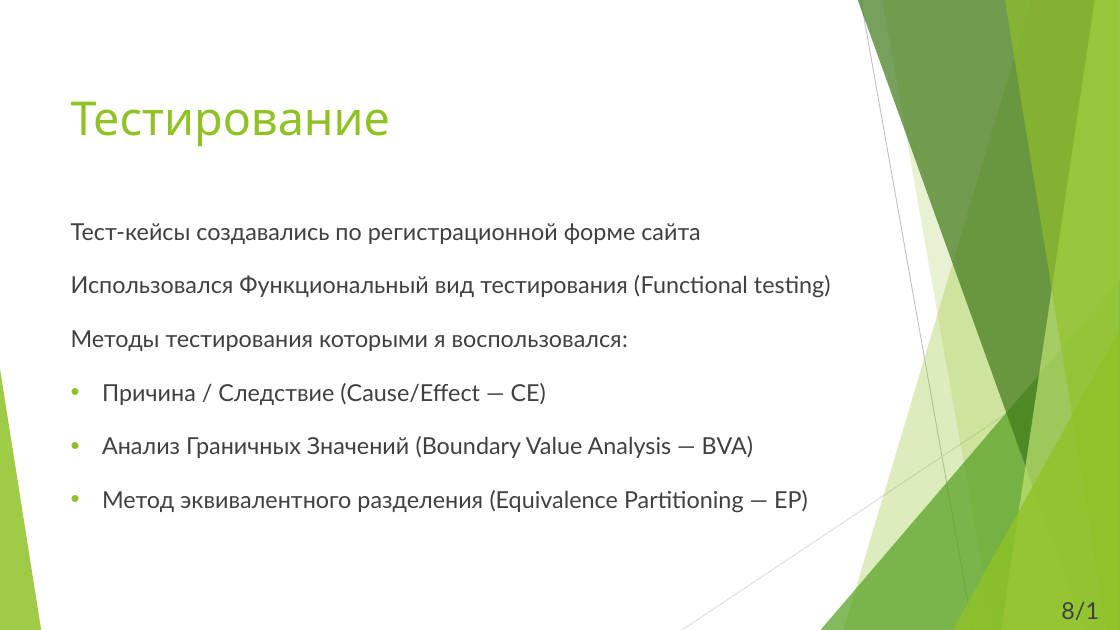
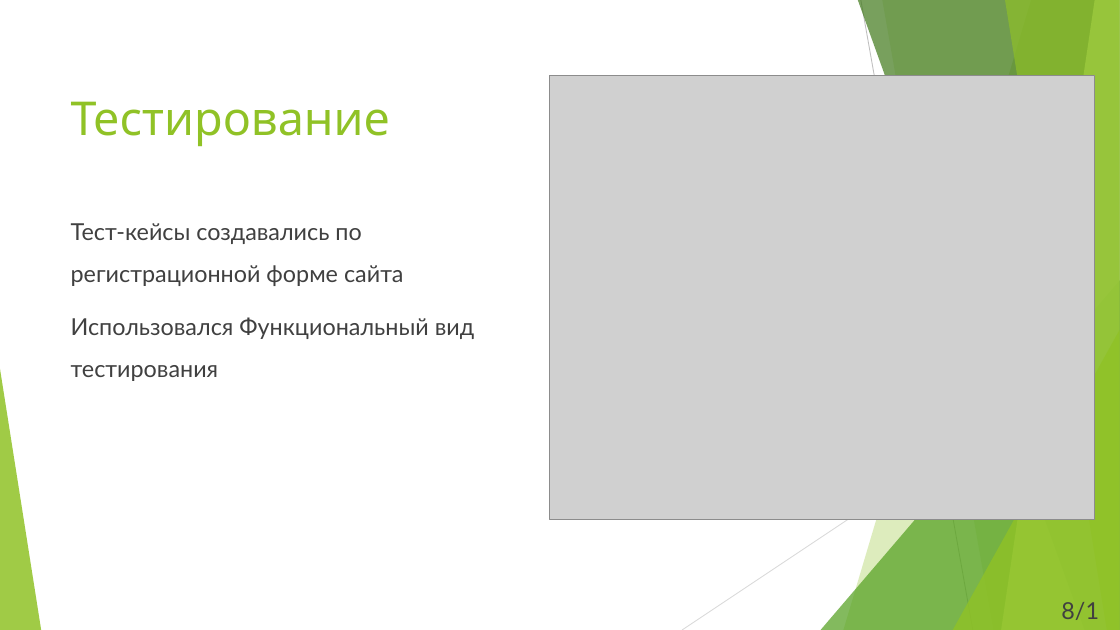
Before and after one commit to AlfaToad/MDK, a slide deck: slide 8 of documents/Электроный Дневник Политеха.pptx. Drawn at 1120x630 pixels with LibreOffice and Linux fonts; fonts in the diff are those of the drawing; grey boxes stand for pictures. Boxes give left, top, right and bottom in pixels: in the first picture for what was removed or moved away, otherwise in the second. Text is boxed around its words. In the diff, an @@ line names an element or a change of style, - is before the commit and + after.

```diff
--- a/documents/Электроный Дневник Политеха.pptx
+++ b/documents/Электроный Дневник Политеха.pptx
@@ picture added at (549, 75, 1095, 519) @@
@@ text at (71, 317, 474, 381): text changed @@
-Использовался Функциональный вид тестирования (Functional testing)
-Методы тестирования которыми я воспользовался:
-• Причина / Следствие (Cause/Effect — CE)
-• Анализ Граничных Значений (Boundary Value Analysis — BVA)
-• Метод эквивалентного разделения (Equivalence Partitioning — EP)
+Использовался Функциональный вид тестирования
```
Also in this commit, not shown: 4 other slides changed, 1 slide added, 1 slide removed, 3 other files.
